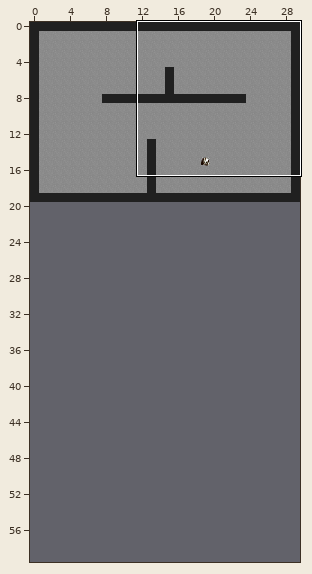
Tiled map, stored at maps/dm2.tmx. The first picture is a wide view before the edit; the outline marks the close-up.
Close-up. The starting point:
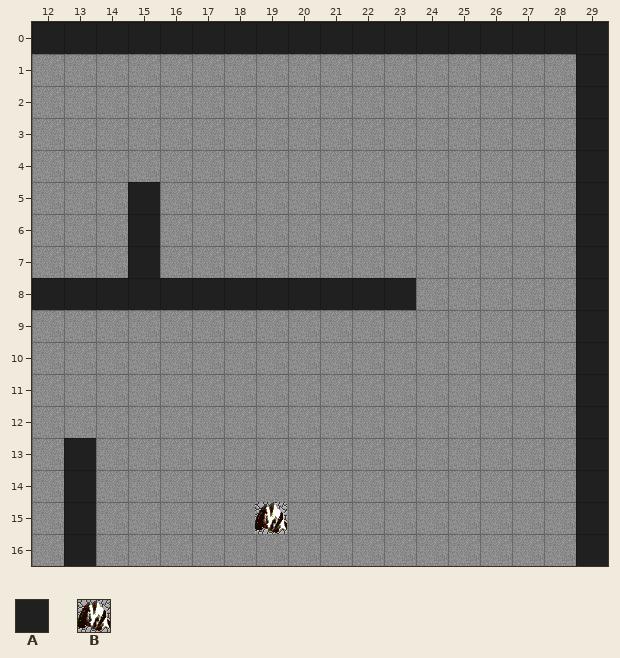
Cells are 32x32 px. Shown: x 12..29, y 0..16. The commit also changed other parts of the map, which this record leaves out. The old version is drawn lined up with the new one.
Key: from "tileset": A 2, B 53.
_ is an empty cell.
Objects are placed by their top-left corner, in cells (3,4 is the top-left corner of cell 3,4); size is 1x1 cell unless given.
Layers that did not change in this view are not listed.
Layer "walls" before, first column x 12:
 0 AAAAAAAAAAAAAAAAAA
 1 _________________A
 2 _________________A
 3 _________________A
 4 _________________A
 5 ___A_____________A
 6 ___A_____________A
 7 ___A_____________A
 8 AAAAAAAAAAAA_____A
 9 _________________A
10 _________________A
11 _________________A
12 _________________A
13 _A_______________A
14 _A_______________A
15 _A_______________A
16 _A_______________A
Objects on layer "Spawn_points" before:
B "spawn" at 19,15
After:
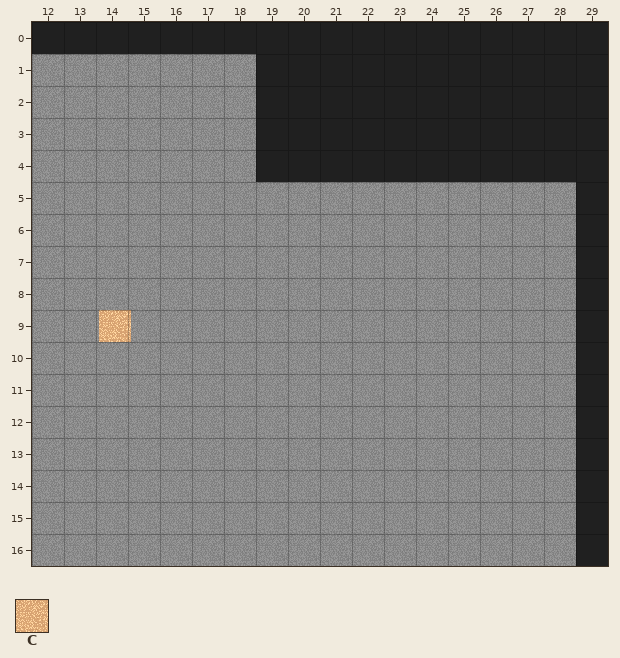
Further tiles: from "tileset": C 12.
The edit:
map size 30x20 -> 30x60 cells
Layer "walls":
The edit adds tile A in rows 1 to 4 at x 19 to 28.
Tile A is gone in rows 5 to 7 at x 15; in row 8 at x 12 to 23; in rows 13 to 16 at x 13.
Layer "Spawn_points":
Object B "spawn" at 19,15 moves outside this view.
Layer "waypoints":
A new object: C "waypoint" at 14.1,9.
